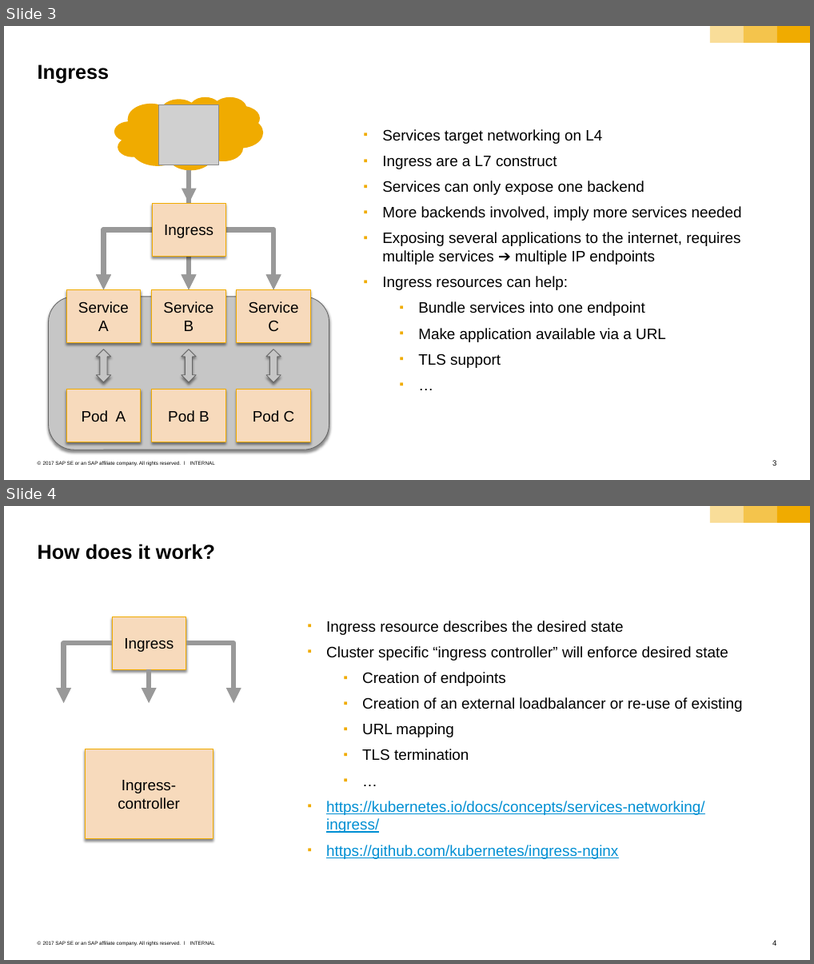
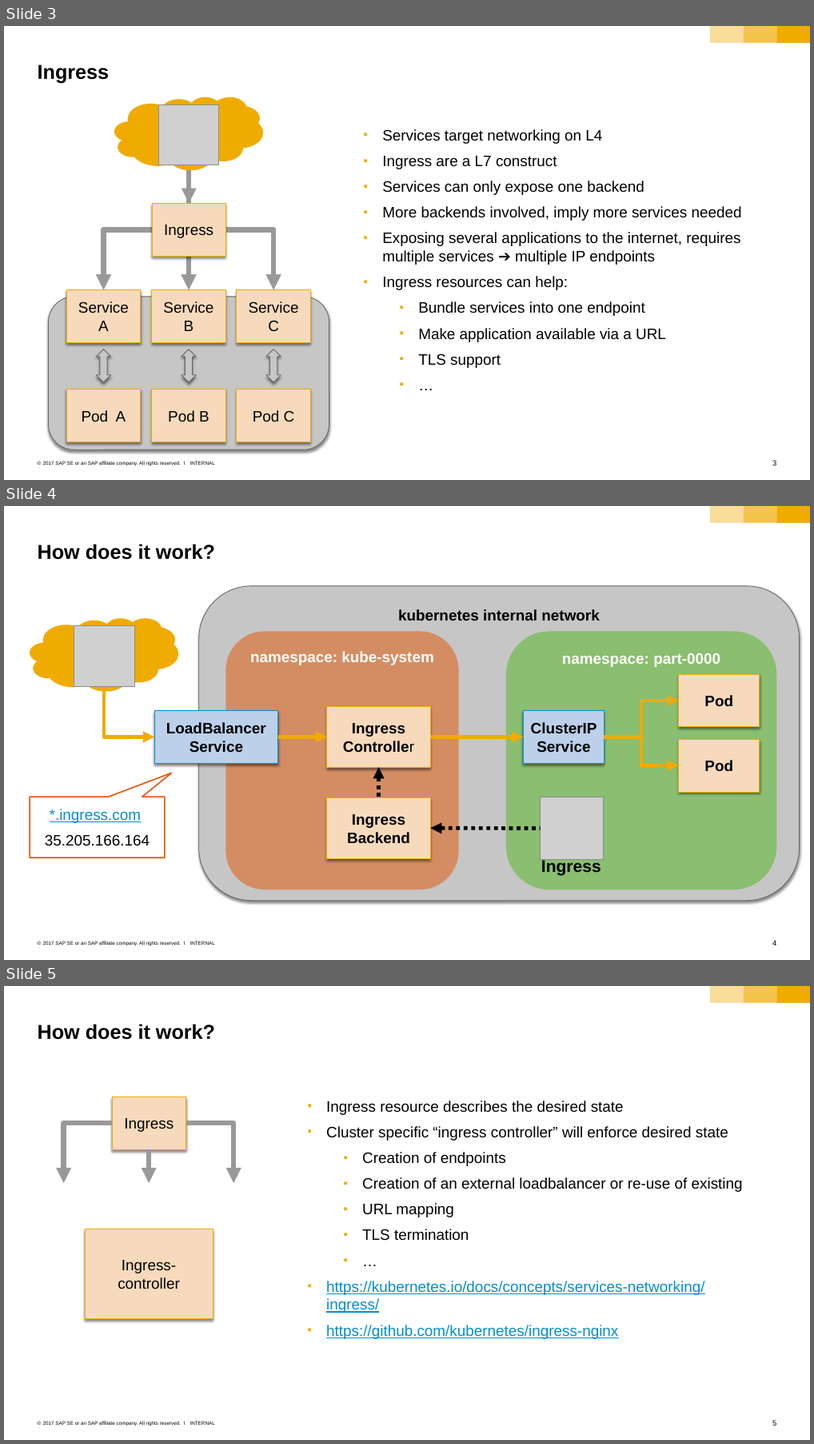
Before and after one commit to cuijiyao01/docker-k8s-training, a slide deck: kubernetes/09_ingress.pptx. Shown one above the other, each under a label of ours: slides 3 and 4 before the commit, slides 3, 4 and 5 after it. The pictures are 814x964 and 814x1444 pixels, drawn with LibreOffice and Linux fonts; fonts in the diff are those of the drawing; grey boxes stand for pictures. Boxes give left, top, right and bottom in pixels: in the first picture for what was removed or moved away, otherwise in the second. Text is boxed around its words. In the diff, an @@ line names an element or a change of style, - is before the commit and + after.

Commit message:
explain traffic flow with ingress controller

```diff
--- a/kubernetes/09_ingress.pptx
+++ b/kubernetes/09_ingress.pptx
@@ slide 4 added at box(4, 506, 810, 960), background #FFFFFF; not listed: 6 template elements that a slide beside it also shows @@
@@ title added at box(38, 544, 215, 560), 24 pt, text #000000, bold @@
+How does it work?
@@ rounded rectangle added at box(198, 586, 799, 900), fill #C6C6C6, outline #666666 0.79 pt, 18 pt, text #000000, bold @@
+kubernetes internal network
@@ cloud added at box(30, 618, 178, 691), fill #F0AB00 @@
@@ picture added at box(74, 626, 134, 686) @@
@@ rounded rectangle added at box(226, 631, 458, 889), fill #E35500 at 50% opacity, 18 pt, text #FFFFFF, bold @@
+namespace: kube-system
@@ rounded rectangle added at box(506, 631, 777, 889), fill #4FB81C at 50% opacity, 18 pt, text #FFFFFF, bold @@
+namespace: part-0000
@@ elbow arrow added from (104, 691) to (154, 737), #F0AB00 4.5 pt @@
@@ rectangle added at box(678, 674, 760, 727), fill #F8DABD, outline #F0AB00 0.79 pt, 18 pt, text #000000, bold @@
+Pod
@@ rectangle added at box(154, 710, 278, 763), fill #BDD1EA, outline #008FD3 0.79 pt, 18 pt, text #000000, bold @@
+LoadBalancer Service
@@ rectangle added at box(327, 707, 430, 767), fill #F8DABD, outline #F0AB00 0.79 pt, 18 pt, text #000000, bold @@
+Ingress Controller
@@ rectangle added at box(523, 710, 604, 763), fill #BDD1EA, outline #008FD3 0.79 pt, 18 pt, text #000000, bold @@
+ClusterIP Service
@@ elbow arrow added from (604, 737) to (678, 700), #F0AB00 4.5 pt @@
@@ arrow added from (278, 737) to (327, 737), #F0AB00 4.5 pt @@
@@ arrow added from (430, 737) to (523, 737), #F0AB00 4.5 pt @@
@@ elbow arrow added from (604, 737) to (678, 765), #F0AB00 4.5 pt @@
@@ rectangle added at box(678, 739, 760, 792), fill #F8DABD, outline #F0AB00 0.79 pt, 18 pt, text #000000, bold @@
+Pod
@@ arrow added from (378, 797) to (378, 767), #000000 4.5 pt dashed @@
@@ speech box added at box(30, 796, 165, 857), fill #FFFFFF, outline #E35500 1.5 pt, 18 pt, text #000000 @@
+*.ingress.com
+35.205.166.164
@@ rectangle added at box(327, 797, 430, 858), fill #F8DABD, outline #F0AB00 0.79 pt, 18 pt, text #000000, bold @@
+Ingress Backend
@@ picture added at box(540, 796, 603, 859) @@
@@ arrow added from (540, 828) to (430, 828), #000000 4.5 pt dashed @@
@@ text added at box(542, 859, 602, 876), 20 pt, text #000000, bold @@
+Ingress
@@ what was slide 4 is now slide 5 @@
@@ page number at box(773, 1420, 777, 1425): text changed @@
-4
+5
```
Also in this commit, not shown: 3 slides changed.
